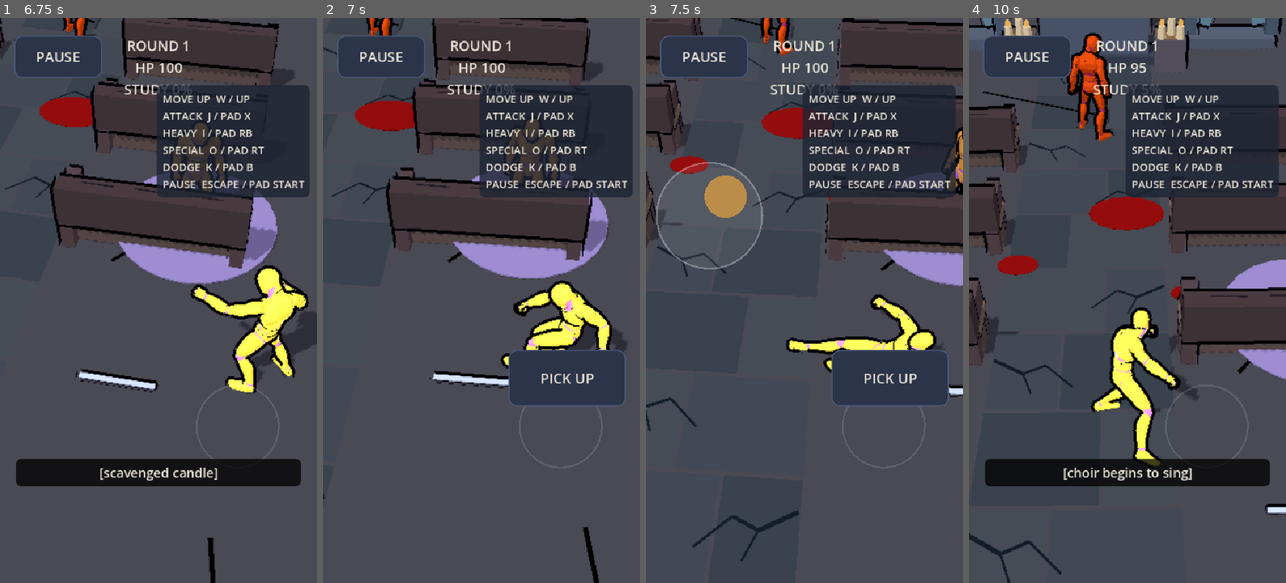
Above: before the commit, frames 1-4 (left to right).
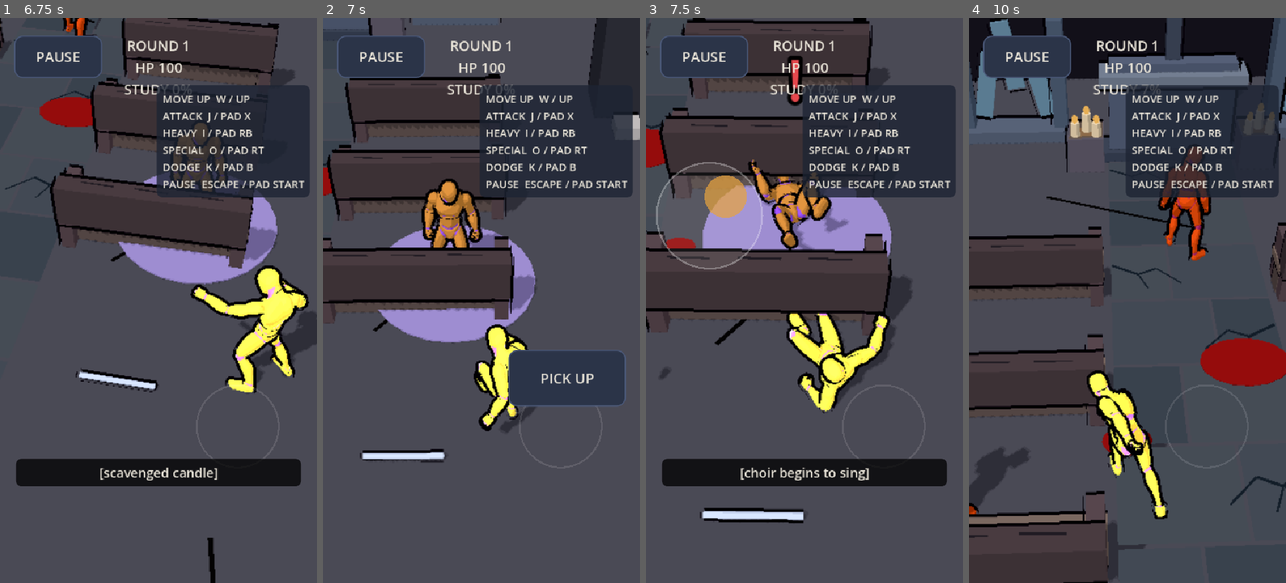
Above: after the commit, the same moments.

Repository: duffpowell-commits/hunter
Game: Godot game, scene res://scenes/boot.tscn
Two runs of this game, one before a commit and one after it. Both use one fixed random seed, a clock stepped at 60 frames per second and the inputs below.
Inputs (mouse positions are in pixels of both pictures, inside the frame that each line leads up to):
- Up to frame 1 (6.75 s): click "Skip splash" at 0.5 s; click "SKIP" at 1.25 s; click "NEW GAME" at 2 s; tap Enter (ui_accept) at 2.75 s; drag from (79, 379) to (190, 176) at 2.77 s; drag from (237, 379) to (142, 413) at 3.52 s; move the mouse to (190, 176) at 4.27 s; hold D (move_right) 4.28-5 s; hold O (special) 4.28-5 s; tap L (aim) at 4.55 s; click "SCAVENGE" at 5 s; drag from (142, 413) to (63, 215) at 5.77 s; move the mouse to (253, 385) at 6.52 s; hold A (move_left) from 6.53 s (still down); hold J (attack) from 6.53 s (still down)
- Up to frame 2 (7 s): keep holding A (move_left); keep holding J (attack); tap Space (jump) at 6.77 s; tap O (special) at 6.8 s
- Up to frame 3 (7.5 s): release A (move_left) at 7.25 s; release J (attack) at 7.25 s; drag from (709, 215) to (756, 159) at 7.27 s
- Up to frame 4 (10 s): move the mouse to (1143, 300) at 8.02 s; hold S (move_down) 8.03-8.75 s; hold K (dodge) 8.03-8.75 s; click (1143, 300) at 8.17 s; tap J (attack) at 8.3 s; drag from (1079, 159) to (1064, 328) at 8.77 s; move the mouse to (1197, 272) at 9.52 s; hold W (move_up) from 9.53 s (still down); hold O (special) from 9.53 s (still down); tap Space (jump) at 9.77 s; tap L (aim) at 9.8 s

Frame 1 is identical in both runs. In frame 2, 30% of the frame differs, in the area x 0-100%, y 0-100%; in frame 3, 37%; in frame 4, 41%.

Commit message:
Cancel interrupted Vesper spells and resolve minion hits consistently

Diff:
--- a/scripts/arena.gd
+++ b/scripts/arena.gd
@@ -315,25 +315,30 @@
 	var in_arc := arc >= 360.0 or fwd.dot(to.normalized()) > cos(deg_to_rad(arc / 2.0))
 	if to.length() > combat.reach(_move) or not in_arc:
 		return
+	var r := _land_hit(dummy)
+	dummy_hp -= float(r.damage)
+	if dummy_hp <= 0.0:
+		_ko(r)
+
+
+func _land_hit(target: Character3D) -> Dictionary:
 	_landed = true
 	var r := combat.land(_move)
 	r["cancel"] = _move.get("cancel", false)
 	r["kind"] = _move.kind
 	last_hit = r
 	hits_landed += 1
-	dummy_hp -= float(r.damage)
 	var feel: Node = get_node("/root/Feel")
-	dummy.hit(hero.global_position + Vector3(0, 1.2, 0), float(r.power))    # victim: flash + 60 ms stop
-	hero.hit_stop(0.06 * feel.stop_scale)                                  # attacker freezes too
-	feel.impact(dummy.global_position + Vector3(0, 1.3, 0), float(r.power), self)
+	target.hit(hero.global_position + Vector3(0, 1.2, 0), float(r.power))
+	hero.hit_stop(0.06 * feel.stop_scale)
+	feel.impact(target.global_position + Vector3(0, 1.3, 0), float(r.power), self)
 	if r.kind == "light":
 		_last_light_landed = true
 	if r.broke:
 		_break_weapon()
 	else:
 		weapon_changed.emit(combat.weapon, combat.durability)
-	if dummy_hp <= 0.0:
-		_ko(r)
+	return r
 
 
 func _ko(r: Dictionary) -> void:
@@ -507,11 +512,16 @@
 
 
 ## From the hero to the dummy on screen (canvas units, y down); zero when the dummy is down.
+func _attack_target() -> Character3D:
+	return null if dummy.dead else dummy
+
+
 func target_screen_dir() -> Vector2:
 	var cam := rig.cam
-	if cam == null or dummy.dead:
+	var target := _attack_target()
+	if cam == null or target == null:
 		return Vector2.ZERO
-	return cam.unproject_position(dummy.global_position) - cam.unproject_position(hero.global_position)
+	return cam.unproject_position(target.global_position) - cam.unproject_position(hero.global_position)
 
 
 func dodge() -> void:
@@ -548,9 +558,10 @@
 func _start(m: Dictionary) -> void:
 	if m.is_empty() or hero.dead:
 		return
-	# Snap to face the dummy when it's close: touch players can't aim a swing precisely.
-	if not dummy.dead:
-		var to := dummy.global_position - hero.global_position
+	# Snap to face a close target so touch input can aim the swing.
+	var target := _attack_target()
+	if target != null:
+		var to := target.global_position - hero.global_position
 		if Vector2(to.x, to.z).length() < float(moves.arena.auto_face):
 			hero.heading = atan2(to.x, to.z)
 			hero.model.rotation.y = hero.heading
--- a/scripts/autoplay.gd
+++ b/scripts/autoplay.gd
@@ -207,8 +207,9 @@
 	await _wait_scene("Game")
 	var game := get_tree().current_scene
 	var arena = game.arena
-	_check(arena.has_method("restore_state"), "PEWS SCENE PASS (NEW GAME opens The Pews)")
-	if failed:
+	var in_pews: bool = arena.has_method("restore_state")
+	_check(in_pews, "PEWS SCENE PASS (NEW GAME opens The Pews)")
+	if not in_pews:
 		return
 	await _frames(25)
 	arena.rig.cam.make_current()
@@ -240,10 +241,13 @@
 		"PEWS TUNE PASS (changes to the sermon slider reach the active rules)")
 	tuning.set("sermon_damage", sermon_damage)
 
-	var studied: float = arena.rules.tick_stalking(0.0, 4.0, PI, false, false, 12.5)
-	_check(studied == 100.0 and arena.context_label() == "AMBUSH",
-		"PEWS STALK PASS (outside the 60-degree view cone, full study opens ambush)")
-	arena.context_action()
+	arena.rules.studied = 99.0
+	var study_by := Time.get_ticks_msec() + 2500
+	while _find("AMBUSH") == null and Time.get_ticks_msec() < study_by:
+		await get_tree().process_frame
+	_check(arena.rules.studied == 100.0 and _find("AMBUSH") != null,
+		"PEWS STALK PASS (study %.1f%%, context %s)" % [arena.rules.studied, arena.context_label()])
+	await _click("AMBUSH")
 	_check(arena.encounter_started and arena._ambush_free_special,
 		"PEWS AMBUSH PASS (Vesper staggered, first special free)")
 
@@ -281,12 +285,16 @@
 	debug.god_mode = false
 	_check(arena.boss_defeated and arena.rules.boss_defeated,
 		"PEWS BOSS PASS (pad attacks defeat phase two)")
-	var plate: Dictionary = arena.rules.collect_plate()
-	var loot: Dictionary = arena.rules.scavenge("stained_glass")
-	_check(plate.get("cash", 0) > 0 and plate.get("heat", 0) > 0
-		and loot.get("item", "") == "stained_glass",
-		"PEWS SCAVENGE PASS (collection plate tradeoff and realm loot)")
-
+	_place(arena.hero, arena.get_node("CollectionPlate").position + Vector3.UP * 0.05, PI)
+	arena.rig.snap()
+	await _frames(3)
+	await _click("COLLECT PLATE")
+	_place(arena.hero, arena.get_node("stained_glass").position + Vector3.UP * 0.05, PI)
+	arena.rig.snap()
+	await _frames(3)
+	await _click("SCAVENGE")
+	_check(arena.rules.cash > 0 and arena.rules.heat > 0 and arena.rules.inventory.has("stained_glass"),
+		"PEWS SCAVENGE PASS (field buttons collect the plate and realm loot)")
 	await _frames(2)
 	await _click("FINISH")
 	get_tree().root.propagate_notification(NOTIFICATION_WM_GO_BACK_REQUEST)
--- a/scripts/pews_arena.gd
+++ b/scripts/pews_arena.gd
@@ -478,7 +478,9 @@
 
 func _check_hit() -> void:
 	var before := hits_landed
-	super._check_hit()
+	# Until the hunt starts, defensive attacks can hit minions only.
+	if encounter_started:
+		super._check_hit()
 	# Arena subtracts nonlethal damage from dummy_hp. Keep the boss rules,
 	# HUD and checkpoint in sync before returning from this hit.
 	if hits_landed != before and not boss_defeated and dummy_hp > 0.0:
@@ -499,11 +501,8 @@
 		var arc := float(_move.get("arc", 120))
 		if to.length() > reach or (arc < 360.0 and forward.dot(to.normalized()) <= cos(deg_to_rad(arc / 2.0))):
 			continue
-		_landed = true
-		var result := combat.land(_move)
+		var result := _land_hit(actor)
 		foe.hp = float(foe.hp) - float(result.damage)
-		actor.hit(hero.global_position + Vector3(0, 1.2, 0), float(result.power))
-		get_node("/root/Feel").impact(actor.global_position + Vector3(0, 1.3, 0), float(result.power), self)
 		if foe.hp <= 0.0:
 			foe.dead = true
 			foe.warn.visible = false
@@ -519,36 +518,56 @@
 	var state := rules.hit_boss(maxf(0.0, rules.boss_hp - dummy_hp))
 	dummy_hp = rules.boss_hp
 	if state.phase_changed:
-		_set_occult_halo(false)
+		_cancel_boss_attack()
+		_clear_flock()
 		dummy.revive()
 		dummy.position = Vector3(0, 0, -6.0)
 		dummy.heading = PI
 		dummy.model.rotation.y = PI
-		_warn.visible = false
 		get_node("/root/Subs").cue("[Vesper reveals his second form]")
 	elif state.defeated:
-		_set_occult_halo(false)
+		_cancel_boss_attack()
+		_clear_flock()
 		boss_defeated = true
-		if _flock_node != null:
-			_flock_node.queue_free()
-			_flock_node = null
 		dummy.die(Vector3(0, 1.2, 2.0))
-		_warn.visible = false
 		get_node("/root/Subs").cue("[Vesper collapses]")
 		ko.emit(kos + 1)
 
 
+func _cancel_boss_attack() -> void:
+	if _boss_telegraph > 0.0:
+		_boss_cd = float(rules.config.boss.moves[_boss_move].cooldown)
+	_boss_telegraph = 0.0
+	_boss_move = ""
+	_set_occult_halo(false)
+	_warn.visible = false
+
+
+func _clear_flock() -> void:
+	_flock_time = 0.0
+	if _flock_node != null:
+		_flock_node.queue_free()
+		_flock_node = null
+
+
+func _attack_target() -> Character3D:
+	if encounter_started:
+		return super._attack_target()
+	var target: Character3D
+	var nearest := 3.2
+	for foe in _foes:
+		if foe.dead:
+			continue
+		var distance: float = hero.global_position.distance_to(foe.actor.global_position)
+		if distance < nearest:
+			nearest = distance
+			target = foe.actor
+	return target
+
+
 func _input_move(q: Dictionary) -> void:
-	if boss_defeated:
-		return
-	if not encounter_started:
-		var nearby_foe := false
-		for foe in _foes:
-			if not foe.dead and hero.global_position.distance_to(foe.actor.global_position) < 3.2:
-				nearby_foe = true
-				break
-		if not nearby_foe:
-			return
+	if boss_defeated or (not encounter_started and _attack_target() == null):
+		return
 	var previous_special := last_special
 	super._input_move(q)
 	if _ambush_free_special and not is_same(last_special, previous_special):
--- a/tests/run_tests.gd
+++ b/tests/run_tests.gd
@@ -786,8 +786,12 @@
 	a.dummy_hp = 110.0
 	a.rules.boss_hp = a.dummy_hp
 	check(is_equal_approx(a.rules.boss_hp, 110.0), "partial damage visible to boss rules")
+	a._begin_boss_move()
+	check(a._boss_telegraph > 0.0 and a._warn.visible, "Vesper starts a visibly telegraphed move")
 	a.dummy_hp = -5.0
 	a._ko({"damage": 10.0})
+	check(a._boss_telegraph == 0.0 and a._boss_move.is_empty() and not a._warn.visible,
+		"phase break cancels the active telegraph and its move")
 	check(a.rules.boss_phase == 2 and not a.rules.boss_defeated, "cumulative phase one damage triggers phase two")
 	check(a.dummy_hp > 0.0 and is_equal_approx(a.dummy_hp, a.rules.boss_hp), "phase two starts at synchronized HP")
 	a.dummy_hp = -2.0
@@ -795,3 +799,28 @@
 	check(a.boss_defeated and a.rules.boss_defeated, "cumulative phase two damage defeats Vesper")
 	a.queue_free()
 	await process_frame
+
+
+func test_pews_pre_engagement_minion_hit() -> void:
+	var PewsArena = preload("res://scripts/pews_arena.gd")
+	var a = PewsArena.new()
+	root.add_child(a)
+	await process_frame
+	var foe: Dictionary = a._foes[0]
+	a.hero.position = a.dummy.position + Vector3(0, 0, 1)
+	foe.actor.position = a.dummy.position + Vector3(0.3, 0, 0)
+	a.can_pick_up = true
+	a.pick_up()
+	a.combat.durability = 0
+	var boss_hp: float = a.dummy_hp
+	a.light()
+	await physics_frame
+	await physics_frame
+	a._move_age = float(a._move.hit_at)
+	a._check_hit()
+	check(a.hits_landed == 1 and a.dummy_hp == boss_hp and foe.hp < foe.max_hp and not a.encounter_started,
+		"the defensive swing hits the minion without damaging or engaging Vesper")
+	check(a.combat.weapon.is_empty() and a._held == null and a._pickup != null,
+		"the minion hit breaks and replaces the pipe")
+	a.queue_free()
+	await process_frame
